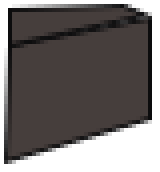
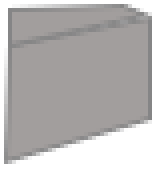
The second 160x172 image is a revision of the first. Changes to its layers:
added group "Группа 1" (50%) with 2 layers over 4, 4, 152, 164
moved "Фигура 9" into group "Группа 1" over 8, 4, 152, 48
moved "Фигура 8" into group "Группа 1" over 4, 16, 152, 164
